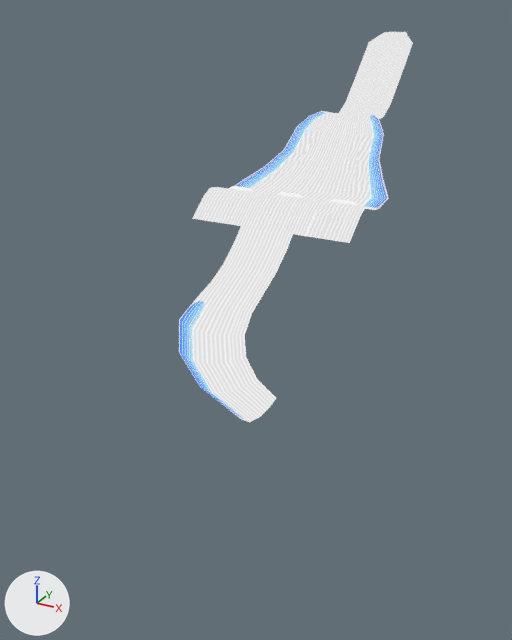
Before and after pictures for a commit that changed the Blender file Assets/Models/Environments/TrueLevel1/L1_v01.blend.
Rendered twice from a camera (50 mm lens) standing at (271.0, -817.0, 24.0) and looking at (1.0, -325.0, -222.0). Lighting does not change. The marker at lower left points along +X, +Y and +Z.

Before the edit, the objects in view are built like this:
```python
me_grid = bpy.data.meshes.new('Grid')
me_grid.from_pydata(...)  # 474 vertices, 434 faces; spans x -75.0..75.0, y -472.0..15.0, z -234.0..0.0
me_grid.materials.append(mat_level1textures)
ob_grid = bpy.data.objects.new('Grid', me_grid)
ob_grid.location = (0.0, 0.0, 0.0)
```
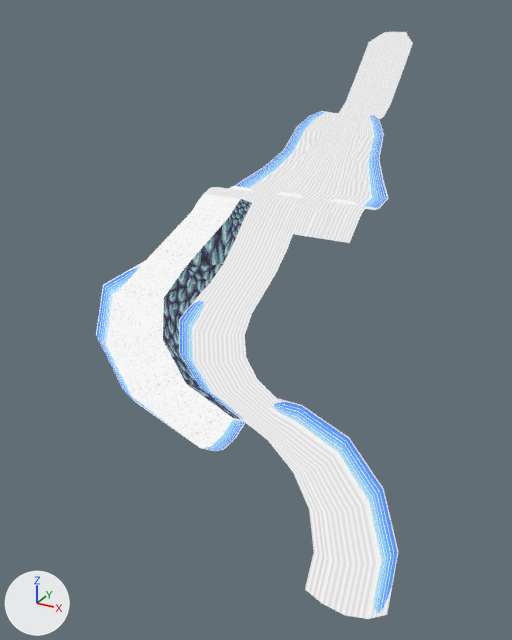
Location of each change, [x1, y1, x2, y2] in pixels of the pictures (512 x 640 px):
'Grid', reshaped (35% wider, 50% taller): before [179, 32, 413, 422]; after [96, 32, 413, 619]
part 1 of me_grid, built on: before [204, 188, 257, 226]; after [96, 188, 398, 619]
part 2 of me_grid, surface changed: before [192, 196, 241, 222]; after [192, 194, 240, 214]

What changed in the scene script:
```text
Change me_grid:
    used by ob_grid; location = (0.0, 0.0, 0.0)
    remove me_grid.from_pydata(...)  # 474 vertices, 434 faces; spans x -75.0..75.0, y -472.0..15.0, z -234.0..0.0
    add me_grid.from_pydata(...)  # 526 vertices, 487 faces; spans x -75.0..193.0, y -526.0..15.0, z -294.0..0.0
    me_grid part 1
    1 vertex is removed from x -36.0, y -305.0, z -147.0
    3 faces are deleted
    4 vertices in x -75.0..-36.0, y -285.0, z -131.0 move by (0.0, 0.0, 2.0)
    4 vertices in x -75.0..-36.0, y -295.0, z -139.0 move by (0.0, 0.0, 5.0)
    3 vertices in x -75.0..-50.0, y -305.0, z -147.0 move by (0.0, 0.0, 7.0)
    53 vertices are added at x -75.0..193.0, y -526.0..-305.0, z -294.0..-140.0
    56 new faces join them
    me_grid part 2: 25 kept faces spanning x -75.0..14.0, y -305.0..-240.0, z -140.0..-125.0 get new texture (UV) coordinates
```
